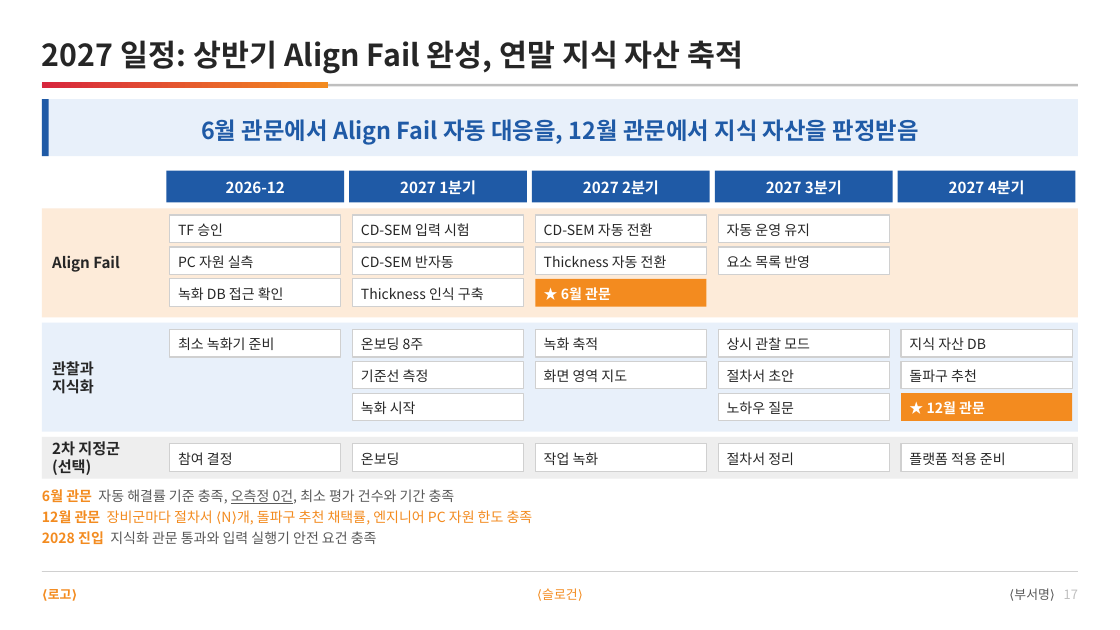
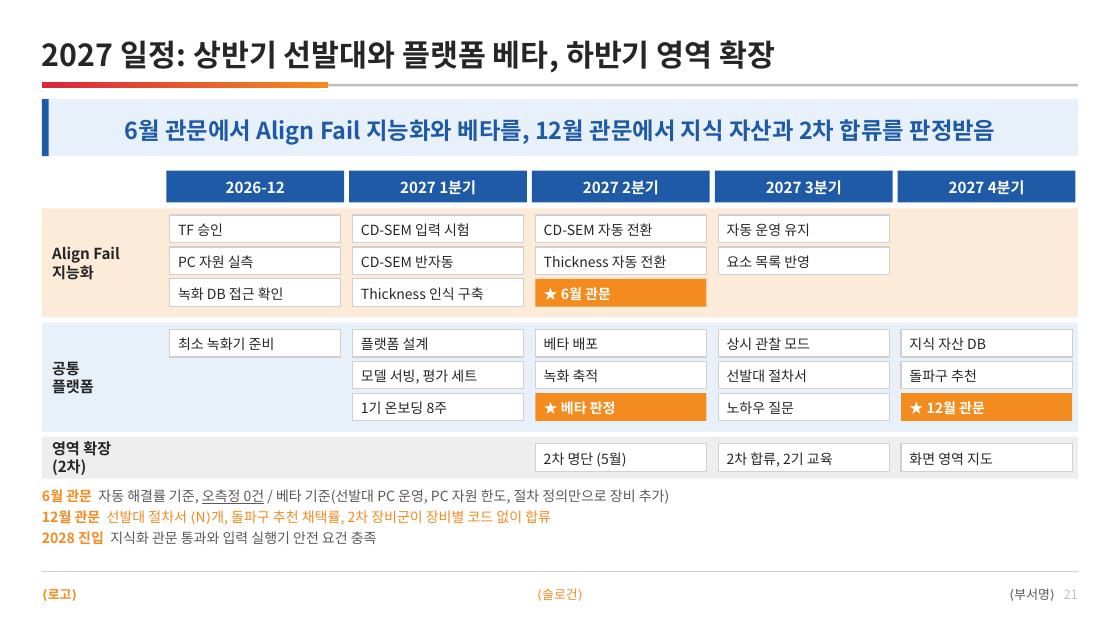
Before and after one commit to DarrenKoi/pm_notes, a slide deck: slide 21 of my-task/arc-tf/deliverables/arc-tf-team-full.pptx (slide 17 before the commit). Drawn at 1120x630 pixels with LibreOffice and Linux fonts; fonts in the diff are those of the drawing. Boxes give left, top, right and bottom in pixels: in the first picture for what was removed or moved away, otherwise in the second. Text is boxed around its words. In the diff, an @@ line names an element or a change of style, - is before the commit and + after.

```diff
--- a/my-task/arc-tf/deliverables/arc-tf-team-full.pptx
+++ b/my-task/arc-tf/deliverables/arc-tf-team-full.pptx
@@ text at box(42, 40, 775, 73): text changed @@
-2027 일정: 상반기 Align Fail 완성, 연말 지식 자산 축적
+2027 일정: 상반기 선발대와 플랫폼 베타, 하반기 영역 확장
@@ text at box(124, 119, 995, 145): text changed @@
-6월 관문에서 Align Fail 자동 대응을, 12월 관문에서 지식 자산을 판정받음
+6월 관문에서 Align Fail 지능화와 베타를, 12월 관문에서 지식 자산과 2차 합류를 판정받음
@@ text at box(52, 262, 94, 280): paragraph added @@
+지능화
@@ text at box(361, 337, 429, 350): text changed @@
-온보딩 8주
+플랫폼 설계
@@ text added at box(544, 337, 599, 350), 12 pt, text #262626 @@
+베타 배포
@@ text at box(52, 361, 94, 393): text changed @@
-관찰과
-지식화
+공통
+플랫폼
@@ text at box(361, 369, 477, 384): text changed @@
-기준선 측정
+모델 서빙, 평가 세트
@@ text "녹화 축적": place and size @@
-text "녹화 축적" at box(544, 337, 599, 350)
+text "녹화 축적" at box(544, 369, 599, 382)
@@ text at box(727, 369, 807, 382): text changed @@
-절차서 초안
+선발대 절차서
@@ text at box(361, 401, 448, 414): text changed @@
-녹화 시작
+1기 온보딩 8주
@@ rectangle added at box(535, 393, 707, 421), fill #F38B1F @@
@@ text added at box(561, 401, 616, 415), 12 pt, text #FFFFFF, bold @@
+★ 베타 판정
@@ text at box(52, 441, 111, 475): text changed @@
-2차 지정군
-(선택)
+영역 확장
+(2차)
@@ rectangle removed at box(170, 444, 341, 471) @@
@@ rectangle removed at box(353, 444, 524, 471) @@
@@ text "화면 영역 지도": place and size @@
-text "화면 영역 지도" at box(544, 369, 627, 382)
+text "화면 영역 지도" at box(909, 452, 993, 465)
@@ text removed at box(178, 452, 233, 465) @@
-참여 결정
@@ text removed at box(361, 452, 400, 465) @@
-온보딩
@@ text at box(544, 452, 626, 467): text changed @@
-작업 녹화
+2차 명단 (5월)
@@ text at box(727, 452, 833, 467): text changed @@
-절차서 정리
+2차 합류, 2기 교육
@@ text removed at box(909, 452, 1006, 465) @@
-플랫폼 적용 준비
@@ text at box(42, 489, 670, 525): text changed; text colour #F38B1F to #595959 @@
-6월 관문 자동 해결률 기준 충족, 오측정 0건, 최소 평가 건수와 기간 충족
-12월 관문 장비군마다 절차서 ⟨N⟩개, 돌파구 추천 채택률, 엔지니어 PC 자원 한도 충족
+6월 관문 자동 해결률 기준, 오측정 0건 / 베타 기준(선발대 PC 운영, PC 자원 한도, 절차 정의만으로 장비 추가)
+12월 관문 선발대 절차서 ⟨N⟩개, 돌파구 추천 채택률, 2차 장비군이 장비별 코드 없이 합류
@@ text at box(1014, 588, 1078, 600): text changed @@
-⟨부서명⟩ 17
+⟨부서명⟩ 21
```
Also in this commit, not shown: 19 other slides changed, 4 slides added, 20 other files.
